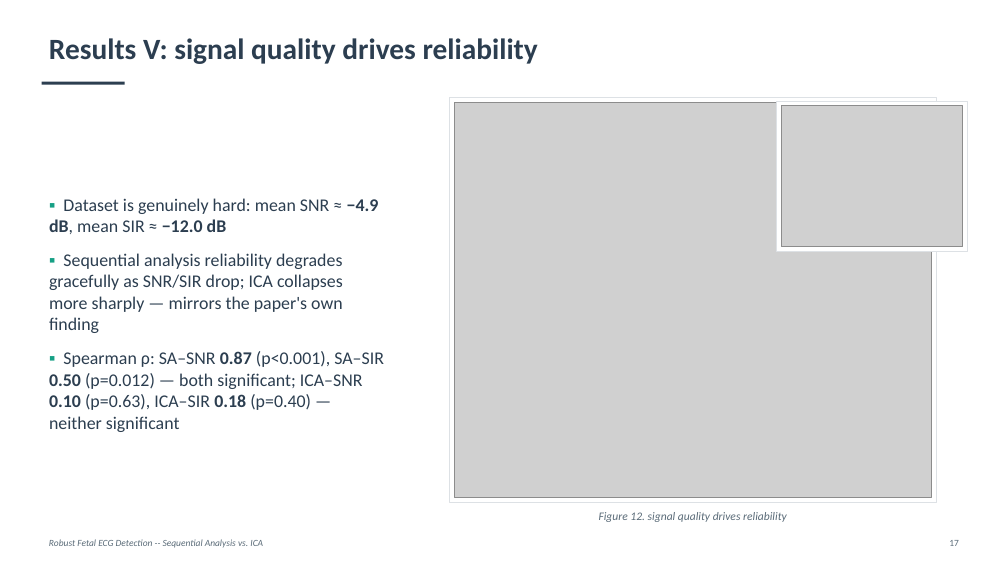
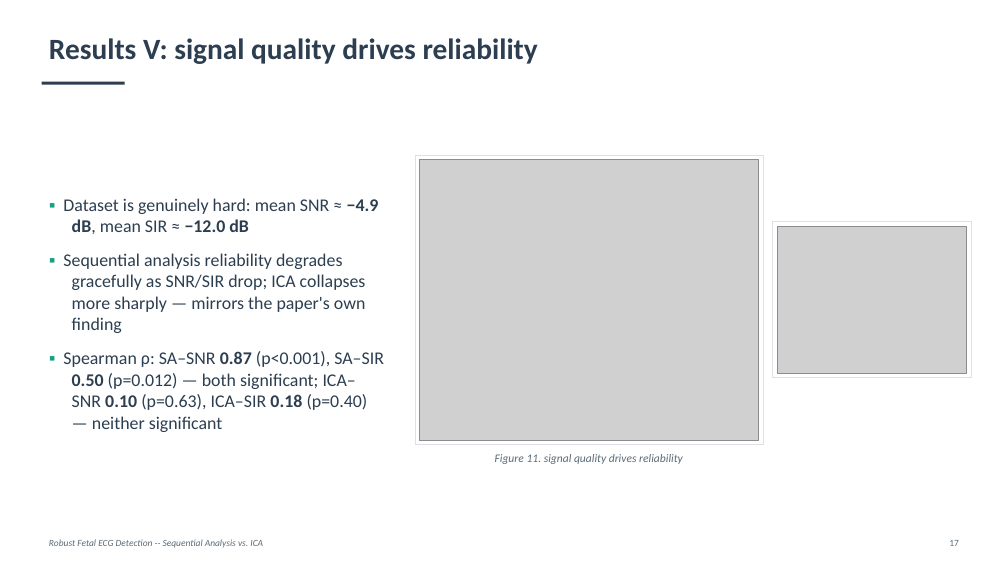
Before and after one commit to fedeceru/BSP_project, a slide deck: slide 17 of presentation/BSP_presentation.pptx. Drawn at 1008x567 pixels with LibreOffice and Linux fonts; fonts in the diff are those of the drawing; grey boxes stand for pictures. Boxes give left, top, right and bottom in pixels: in the first picture for what was removed or moved away, otherwise in the second. Text is boxed around its words. In the diff, an @@ line names an element or a change of style, - is before the commit and + after.

Commit message:
Aggiorna la presentazione e migliora la gestione del layout nel generatore di diapositive

```diff
--- a/presentation/BSP_presentation.pptx
+++ b/presentation/BSP_presentation.pptx
@@ text "▪ Dataset is genuinely hard: ..." at bbox=[63, 198, 384, 432]: indent changed @@
@@ rectangle: place and size @@
-rectangle at bbox=[450, 98, 937, 502]
+rectangle at bbox=[415, 155, 763, 445]
@@ picture: place and size @@
-picture at bbox=[454, 102, 932, 498]
+picture at bbox=[420, 160, 758, 440]
@@ rectangle: place and size @@
-rectangle at bbox=[777, 101, 967, 251]
+rectangle at bbox=[773, 222, 971, 377]
@@ picture: place and size @@
-picture at bbox=[781, 106, 963, 247]
+picture at bbox=[777, 226, 966, 373]
@@ text at bbox=[495, 454, 683, 464]: text changed @@
-Figure 12. signal quality drives reliability
+Figure 11. signal quality drives reliability
```
Also in this commit, not shown: 19 other slides changed, 2 other files.
